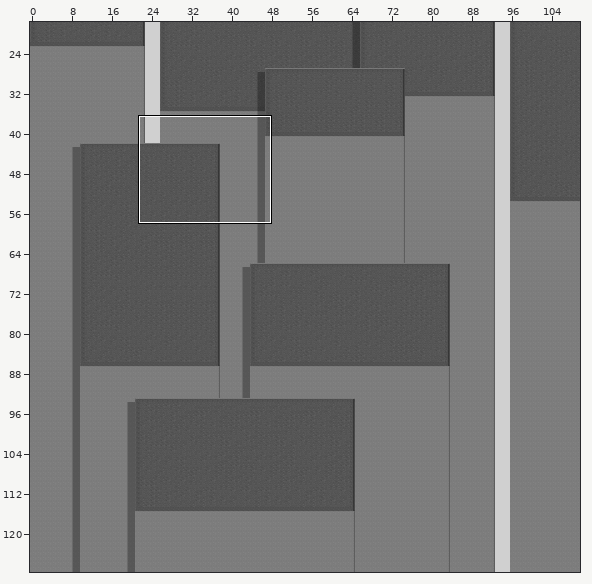
A Tiled map (JSON) gets an edit: main/resources/worlds/RooftopMid.json. The picture above shows the old version from afar; the outline marks the close-up.
Close-up. Before the commit:
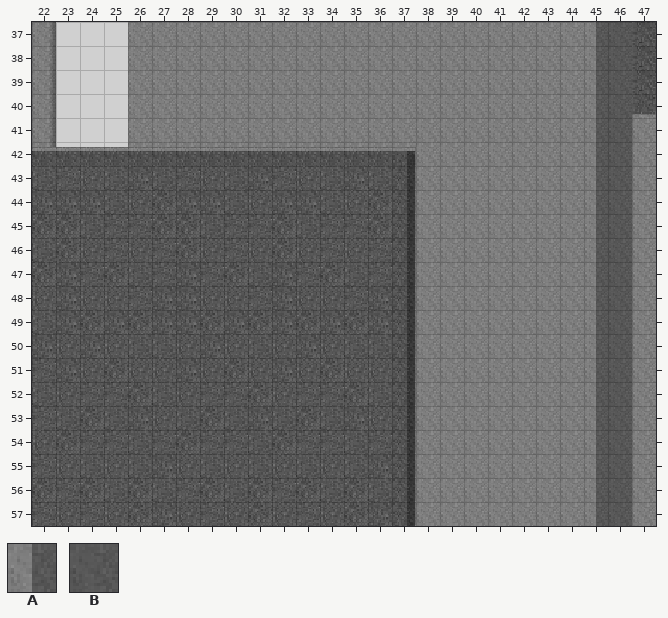
Cells are 16x16 px. Shown: x 22..47, y 37..57. The commit also changed other parts of the map, which this record leaves out.
Key: from "Shadow": A 0, B 2.
_ is an empty cell.
Layers that did not change in this view are not listed.
Layer "Shadows" before, first column x 22:
37 _______________________AB_
38 _______________________AB_
39 _______________________AB_
40 _______________________AB_
41 _______________________AB_
42 _______________________AB_
43 _______________________AB_
44 _______________________AB_
45 _______________________AB_
46 _______________________AB_
47 _______________________AB_
48 _______________________AB_
49 _______________________AB_
50 _______________________AB_
51 _______________________AB_
52 _______________________AB_
53 _______________________AB_
54 _______________________AB_
55 _______________________AB_
56 _______________________AB_
57 _______________________AB_
And afterwards:
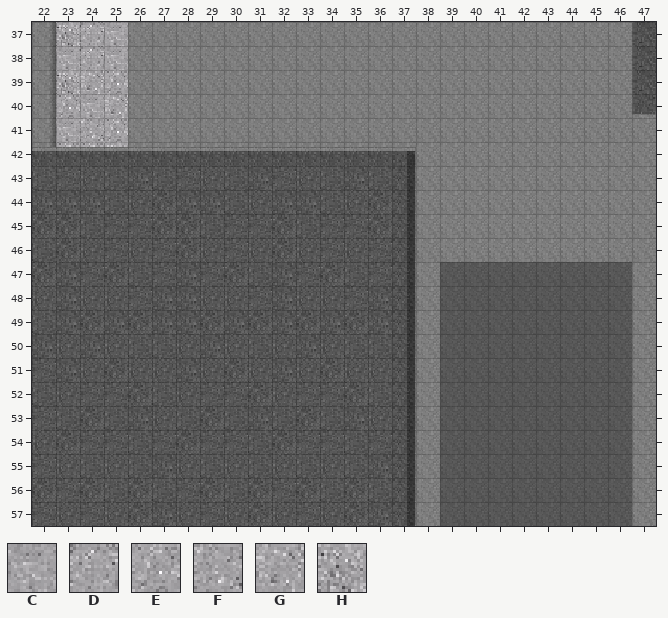
Further tiles: from "Zesilia": C 1, D 7, E 14, F 15, G 21, H 22.
Tiles of an added or newly shown layer are drawn over the layers below it.
See-through tiles are keyed as they look on the map.
The edit:
Changed rows in their new state; . is an unchanged cell.
Layer "Cement" (added):
first column x 23:
37 HDC
38 CDC
39 HGE
40 ECG
41 CFE
42 EEH
Layer "Shadows":
first column x 39:
37 ......__
38 ......__
39 ......__
40 ......__
41 ......__
42 ......__
43 ......__
44 ......__
45 ......__
46 ......__
47 BBBBBBB.
48 BBBBBBB.
49 BBBBBBB.
50 BBBBBBB.
51 BBBBBBB.
52 BBBBBBB.
53 BBBBBBB.
54 BBBBBBB.
55 BBBBBBB.
56 BBBBBBB.
57 BBBBBBB.
Where, in picture pixels (left, top, right, bottom), the same in both close-ups:
added: (56, 22, 128, 147)
changed: (440, 22, 632, 526)
